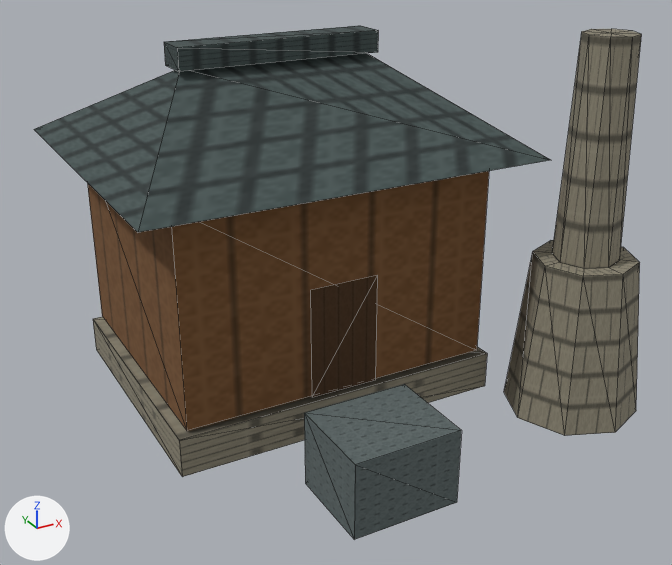
Before and after pictures for a commit that changed the glTF model app/src/main/assets/3d/field/domestic-SMITH-1-lod2.glb.
One viewpoint serves both versions: a 50 mm lens placed at (-0.622, -1.076, 0.711), pointed at (-0.047, -0.029, 0.188). The lights are fixed; the arrows at lower left show +X, +Y and +Z. The first picture is the older version. Mesh edges are drawn as thin lines. Vertices at exactly the same position are counted once.

Script lines for the objects in view, before the commit:
```python
me_mesh_0 = bpy.data.meshes.new('Mesh_0')
me_mesh_0.from_pydata(...)  # 76 vertices, 96 faces; spans x -0.361..0.345, y -0.35..0.327, z 0.0..0.53
me_mesh_0.materials.append(mat_material_0)
# before: 8 (-0.361, 0.327, 0.365) at pixel (33, 129), 9 (0.201, 0.327, 0.365), 12 (0.201, -0.167, 0.365) at pixel (551, 160), 13 (-0.361, -0.167, 0.365) at pixel (137, 232)
ob_mesh_0 = bpy.data.objects.new('Mesh_0', me_mesh_0)
ob_mesh_0.location = (0.0, 0.0, 0.0)
```
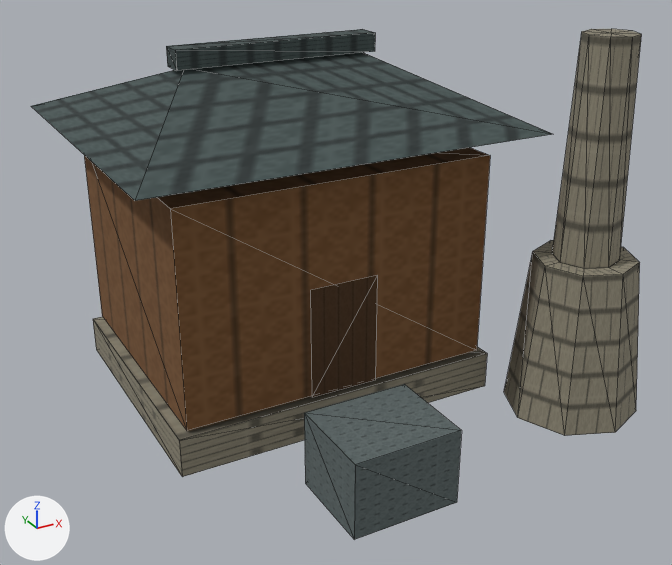
Changed parts and their boxes (x1, y1, x2, y2) in the pictures (672 x 565 px; the box of a moved part takes in the faces that stretch with it):
'Mesh_0', reshaped
    before: (34, 26, 642, 540)
    after: (31, 29, 642, 540)
part 1 of me_mesh_0, moved or reshaped
    before: (164, 26, 378, 72)
    after: (166, 29, 375, 71)
part 2 of me_mesh_0, moved or reshaped
    before: (34, 53, 550, 232)
    after: (31, 53, 552, 201)

The change, as a list of edits to the scene's bpy script:
```text
Change me_mesh_0:
    where me_mesh_0.from_pydata(...)  # 76 vertices, 96 faces; spans x -0.361..0.345, y -0.35..0.327, z 0.0..0.53
    used by ob_mesh_0; location = (0.0, 0.0, 0.0)
    me_mesh_0 part 1: the loose piece of 8 vertices spanning x -0.226..0.066, y 0.055..0.105, z 0.483..0.513 is scaled about its middle by (1, 0.68, 0.867), then moved by (0.0, 0.0, -0.002)
    me_mesh_0 part 2
    add for i in [8, 9, 12, 13]: me_mesh_0.vertices[i].co += Vector((0.0, 0.0, 0.035))
    me_mesh_0.vertices[10].co: (0.055, 0.08, 0.483) -> (0.049, 0.08, 0.483)
    me_mesh_0.vertices[11].co: (-0.215, 0.08, 0.483) -> (-0.209, 0.08, 0.483)
```
